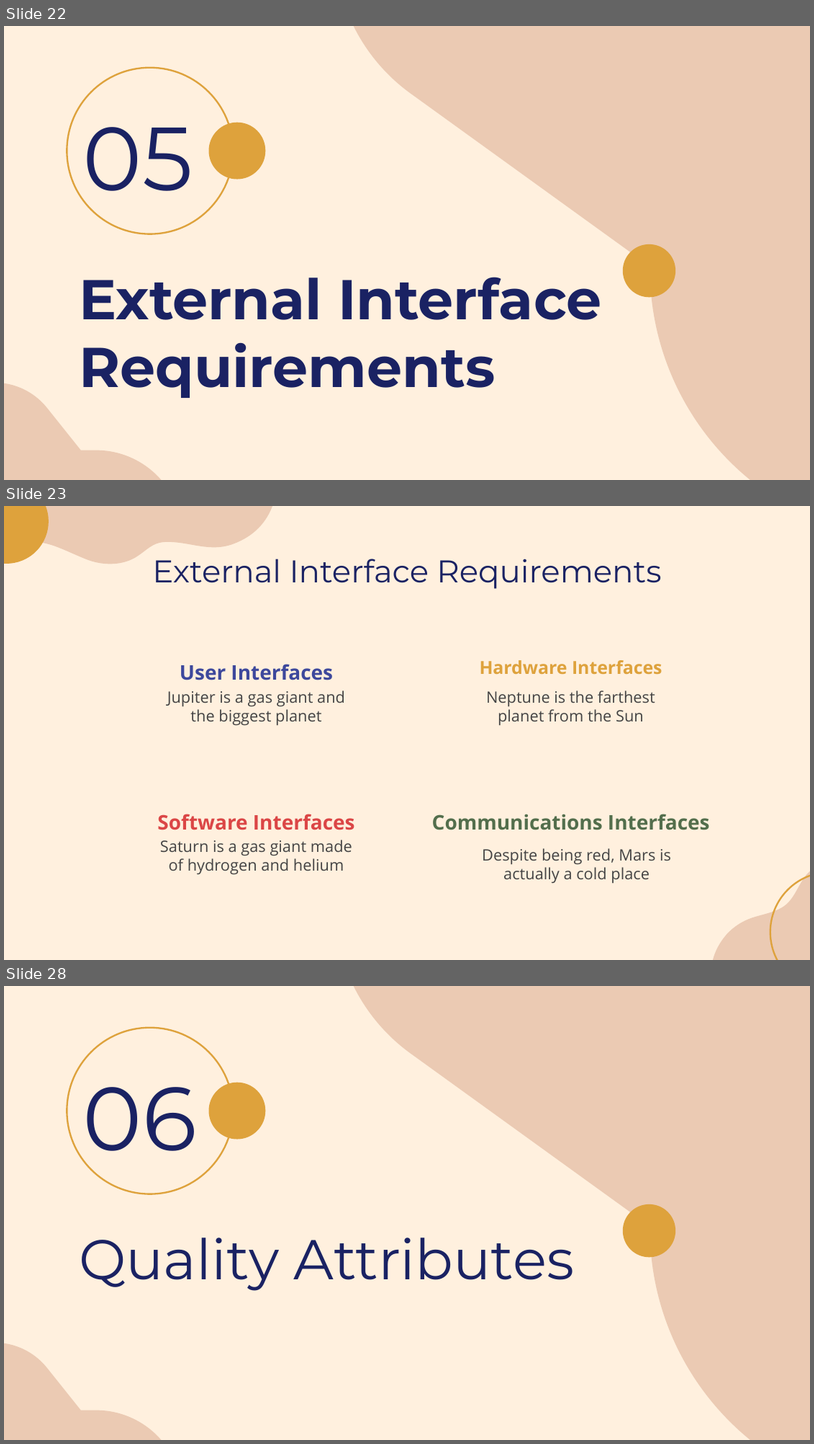
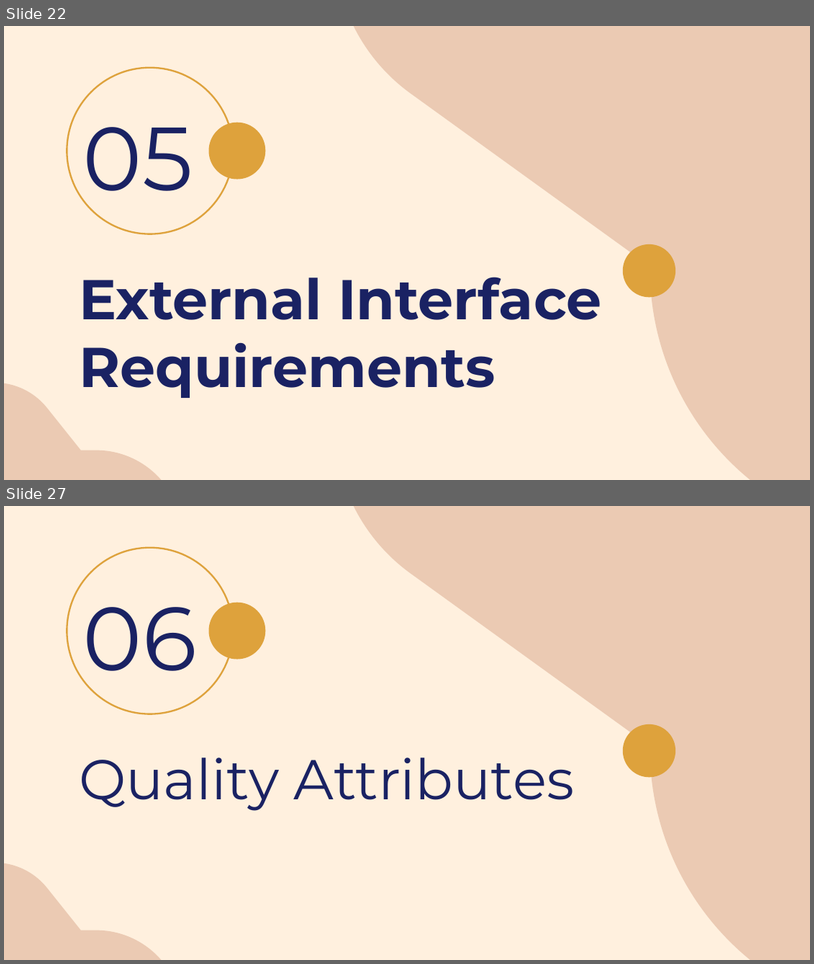
Before and after one commit to laibabintatahir/SRS-HMS, a slide deck: SRS.pptx. Shown one above the other, each under a label of ours: slides 22, 23 and 28 before the commit, slides 22 and 27 after it; the slides between them are not shown. The pictures are 814x1444 and 814x964 pixels, drawn with LibreOffice and Linux fonts; fonts in the diff are those of the drawing. Boxes give left, top, right and bottom in pixels: in the first picture for what was removed or moved away, otherwise in the second. Text is boxed around its words. In the diff, an @@ line names an element or a change of style, - is before the commit and + after.

```diff
--- a/SRS.pptx
+++ b/SRS.pptx
@@ slide 23 removed at box(4, 506, 810, 960), background #FFF0DE @@
@@ freeform shape removed at box(4, 506, 273, 564) @@
@@ freeform shape removed at box(4, 506, 52, 564) @@
@@ title removed at box(152, 559, 661, 589) @@
-External Interface Requirements
@@ subtitle removed at box(180, 664, 333, 680) @@
-User Interfaces
@@ subtitle removed at box(480, 660, 663, 674) @@
-Hardware Interfaces
@@ subtitle removed at box(167, 690, 345, 726) @@
-Jupiter is a gas giant and the biggest planet
@@ subtitle removed at box(486, 690, 656, 726) @@
-Neptune is the farthest planet from the Sun
@@ subtitle removed at box(157, 813, 355, 830) @@
-Software Interfaces
@@ subtitle removed at box(432, 813, 710, 830) @@
-Communications Interfaces
@@ subtitle removed at box(160, 839, 352, 875) @@
-Saturn is a gas giant made of hydrogen and helium
@@ subtitle removed at box(482, 848, 671, 883) @@
-Despite being red, Mars is actually a cold place
@@ freeform shape removed at box(696, 831, 810, 960) @@
@@ freeform shape removed at box(771, 872, 810, 960) @@
@@ what was slide 28 is now slide 27 @@
```
Also in this commit, not shown: 4 slides changed, 2 other slides removed.
